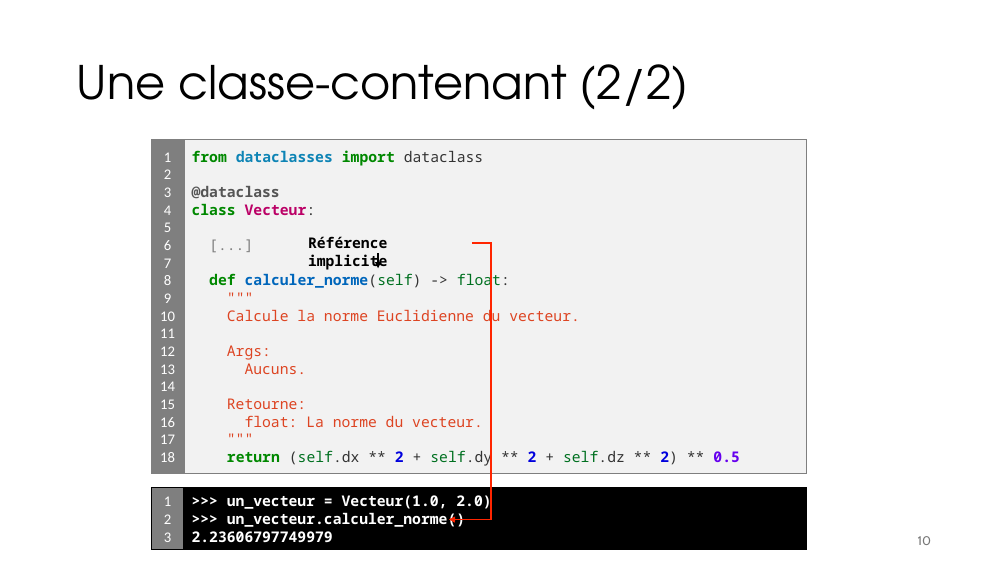
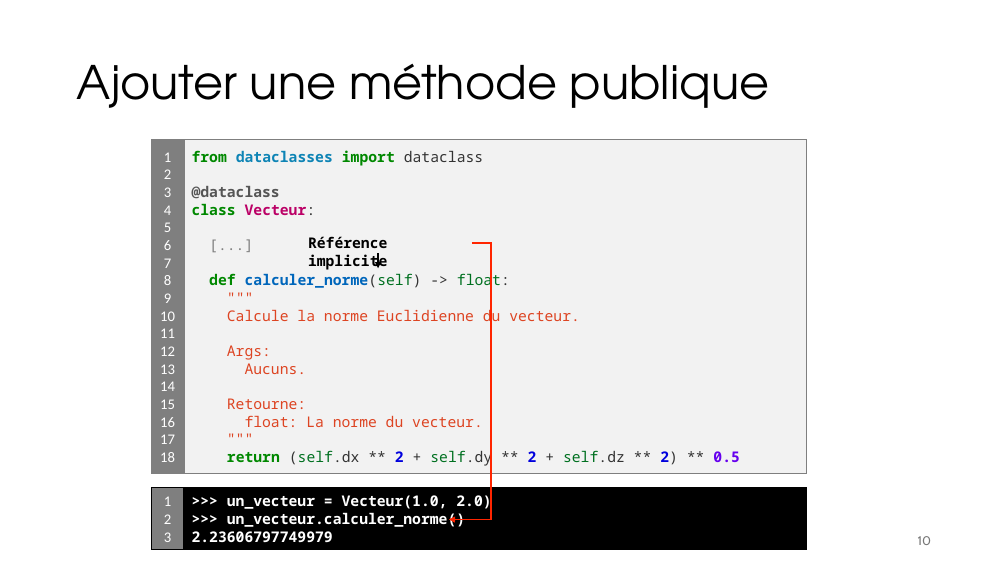
Before and after one commit to iannickgagnon/sagedays_iannick_2026, a slide deck: slide 10 of python_2/presentation_python_2.pptx. Drawn at 1008x567 pixels with LibreOffice and Linux fonts; fonts in the diff are those of the drawing. Boxes give left, top, right and bottom in pixels: in the first picture for what was removed or moved away, otherwise in the second. Text is boxed around its words. In the diff, an @@ line names an element or a change of style, - is before the commit and + after.

```diff
--- a/python_2/presentation_python_2.pptx
+++ b/python_2/presentation_python_2.pptx
@@ title at (x1=77, y1=64, x2=770, y2=108): text changed @@
-Une classe-contenant (2/2)
+Ajouter une méthode publique
```
Also in this commit, not shown: 1 other slide changed, 1 slide added.
